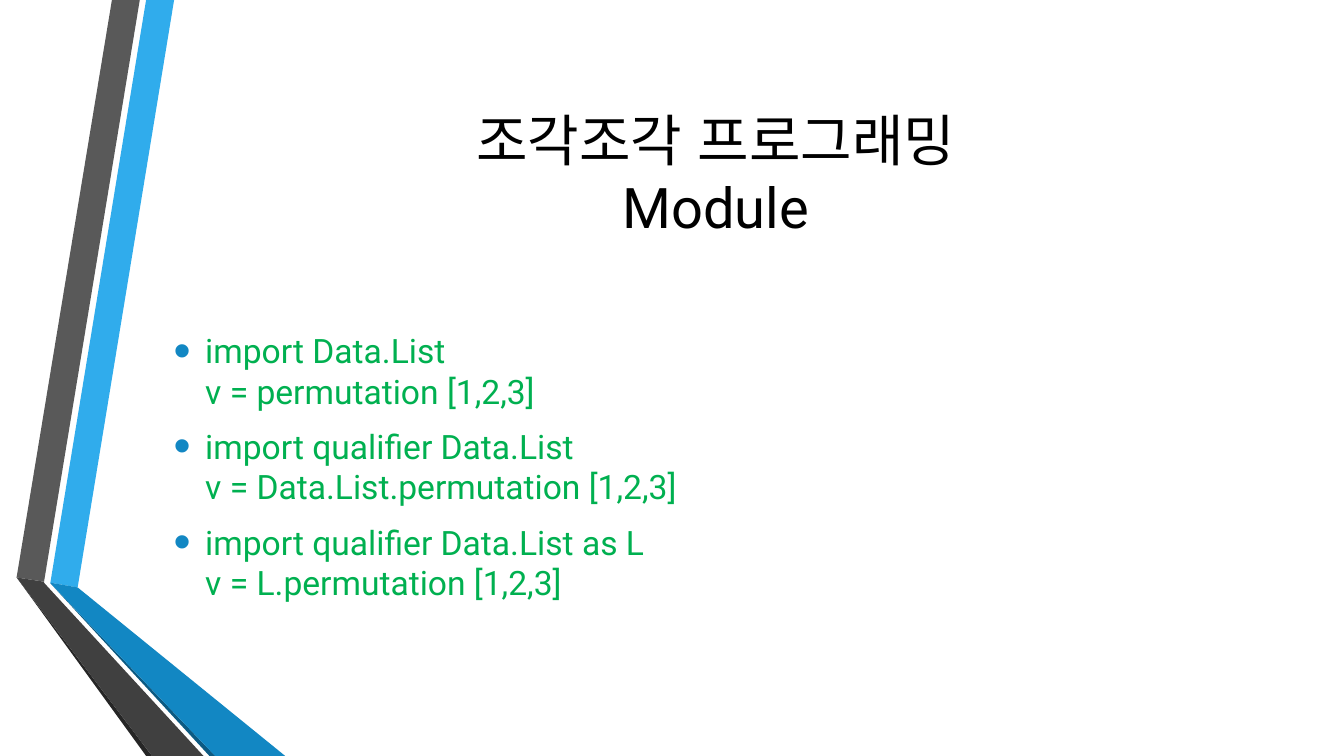
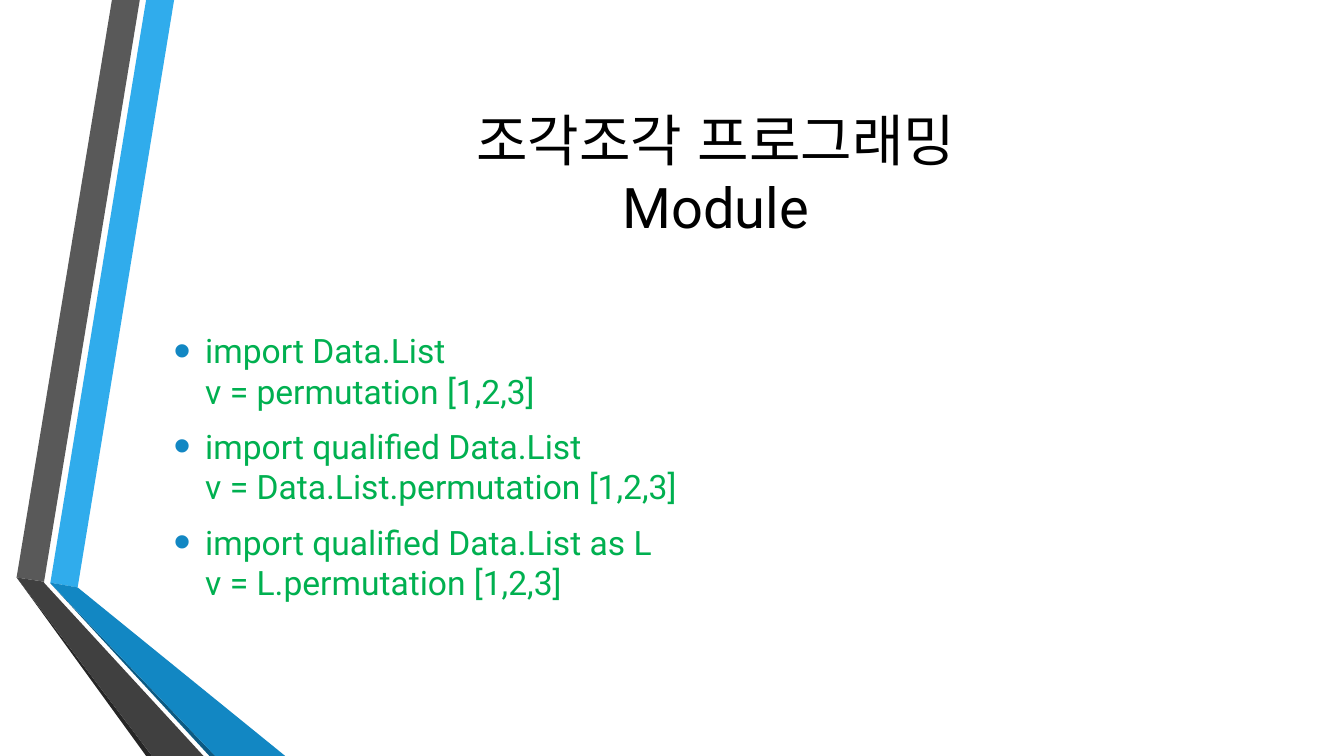
Before and after one commit to Ailrun/HaskellTutorial, a slide deck: slide 88 of Haskell04.pptx (slide 87 before the commit). Drawn at 1344x756 pixels with LibreOffice and Linux fonts; fonts in the diff are those of the drawing; background and template pictures are left out. Boxes give left, top, right and bottom in pixels: in the first picture for what was removed or moved away, otherwise in the second. Text is boxed around its words. In the diff, an @@ line names an element or a change of style, - is before the commit and + after.

```diff
--- a/Haskell04.pptx
+++ b/Haskell04.pptx
@@ text at [205, 433, 677, 602]: text changed @@
-• import qualifier Data.List
-  v = Data.List.permutation [1,2,3]
-• import qualifier Data.List as L
-  v = L.permutation [1,2,3]
+• import qualified Data.List
+  v = Data.List.permutation [1,2,3]
+• import qualified Data.List as L
+  v = L.permutation [1,2,3]
```
Also in this commit, not shown: 5 other slides changed, 1 slide added, 6 other files.
